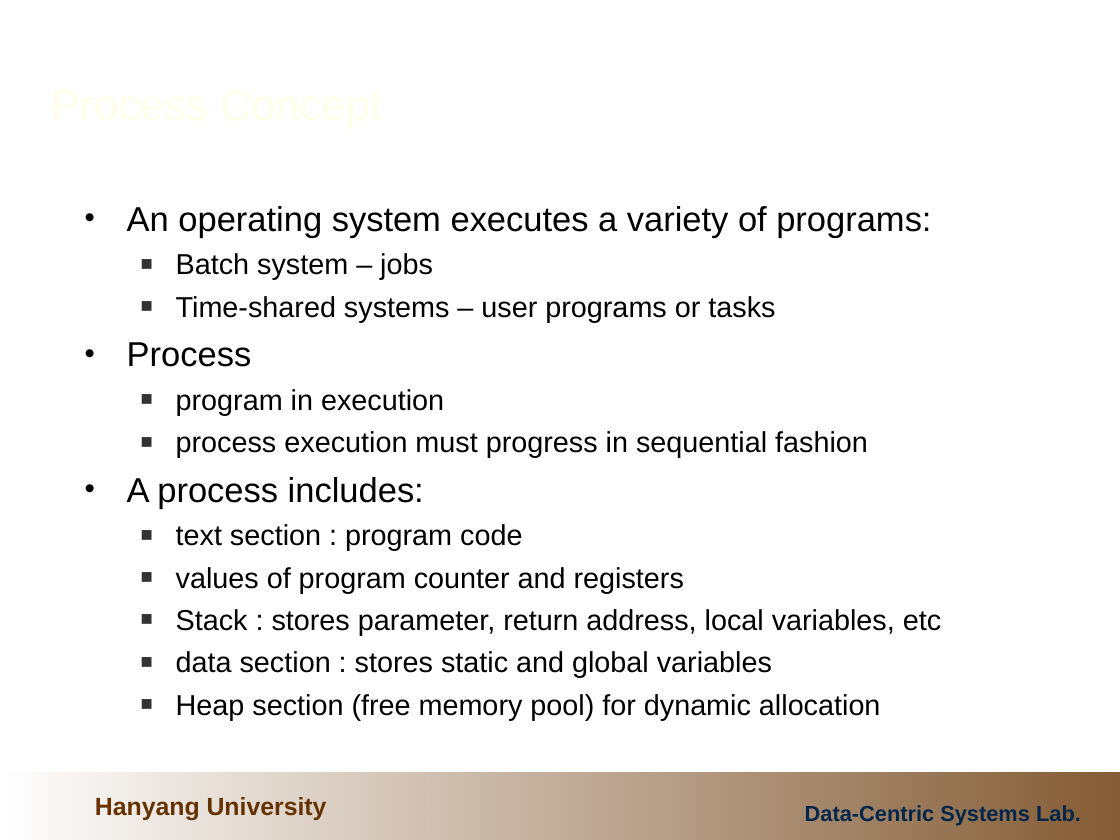
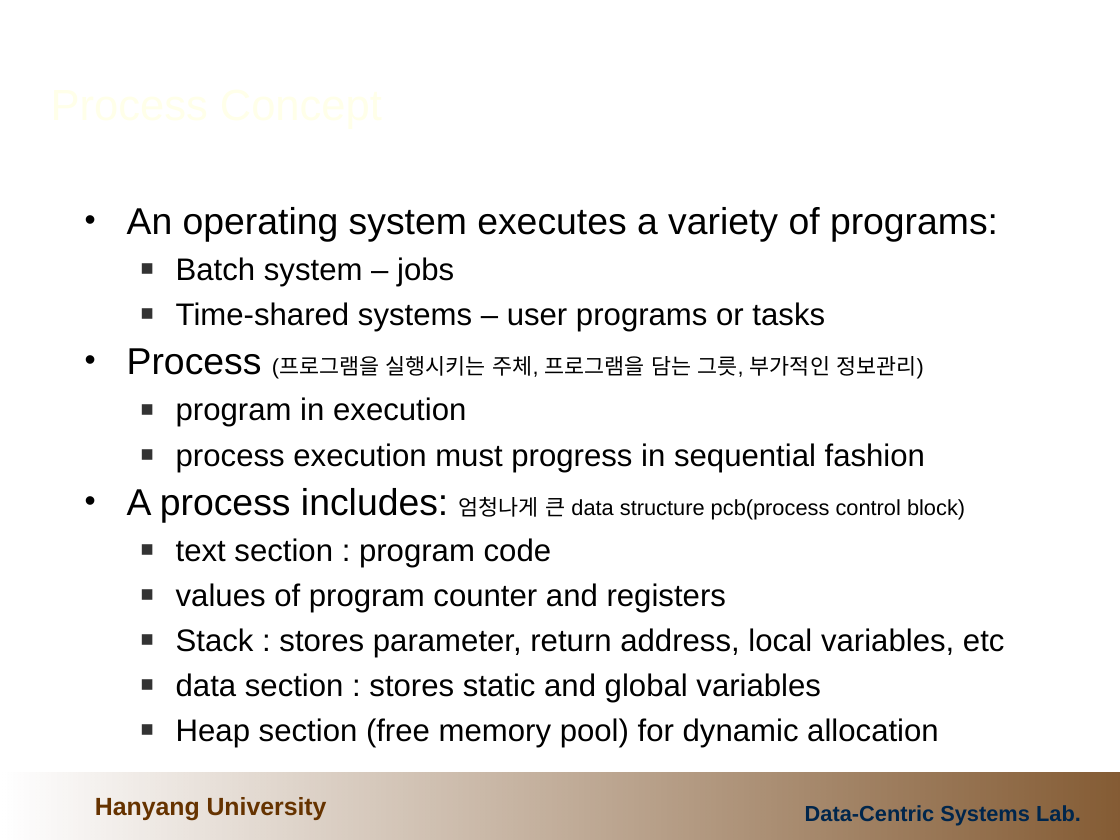
Before and after one commit to cocojk/major, a slide deck: slide 3 of os/이론/3.ProcessesAndThreads.ppt. Drawn at 1120x840 pixels with LibreOffice and Linux fonts; fonts in the diff are those of the drawing; background and template pictures are left out. Boxes give left, top, right and bottom in pixels: in the first picture for what was removed or moved away, otherwise in the second. Text is boxed around its words. In the diff, an @@ line names an element or a change of style, - is before the commit and + after.

```diff
--- a/os/이론/3.ProcessesAndThreads.ppt
+++ b/os/이론/3.ProcessesAndThreads.ppt
@@ text at (x1=127, y1=207, x2=1005, y2=748): size 22.2 to 24 pt in "An operating system executes a variety of ..."; size 18.5 to 20 pt in "Batch system – jobs", "Time-shared systems – user programs or tasks", "program in execution", "process execution must progress in sequential fashion" and 5 more places @@
@@ text at (x1=127, y1=348, x2=924, y2=379): text changed; size 22.2 to 14 pt @@
-• Process
+• Process (프로그램을 실행시키는 주체, 프로그램을 담는 그릇, 부가적인 정보관리)
@@ text at (x1=127, y1=488, x2=965, y2=522): text changed; size 22.2 to 14 pt @@
-• A process includes:
+• A process includes: 엄청나게 큰 data structure pcb(process control block)
```
Also in this commit, not shown: 7 other slides changed, 4 slides added, 9 other files.
